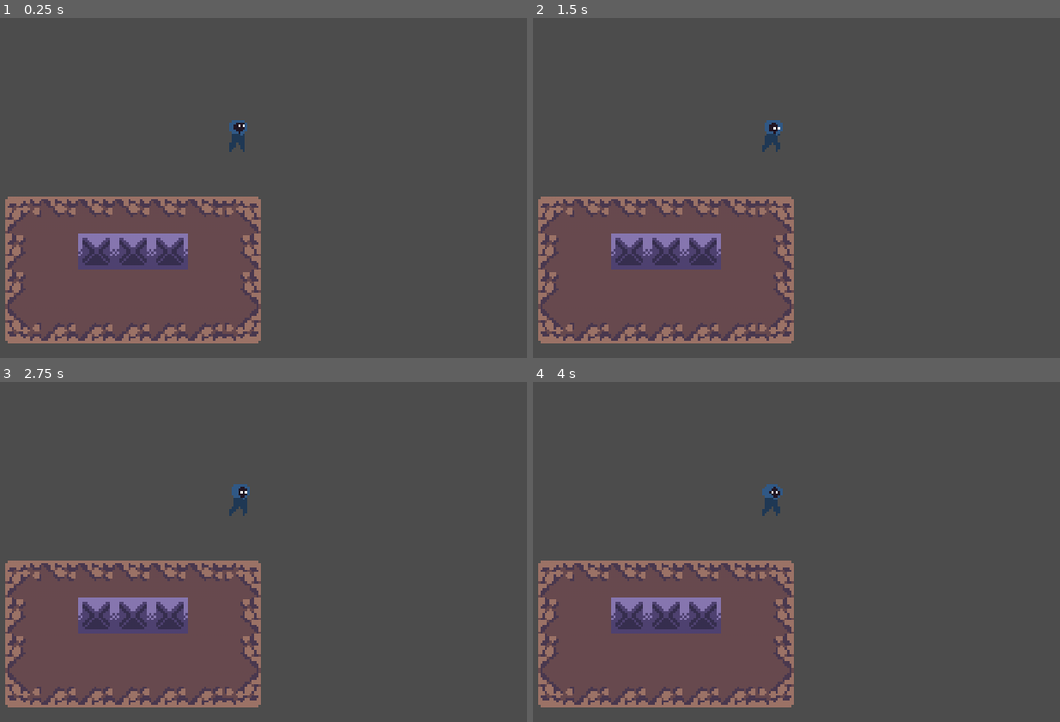
Above: before the commit, frames 1-4 (two rows, left to right).
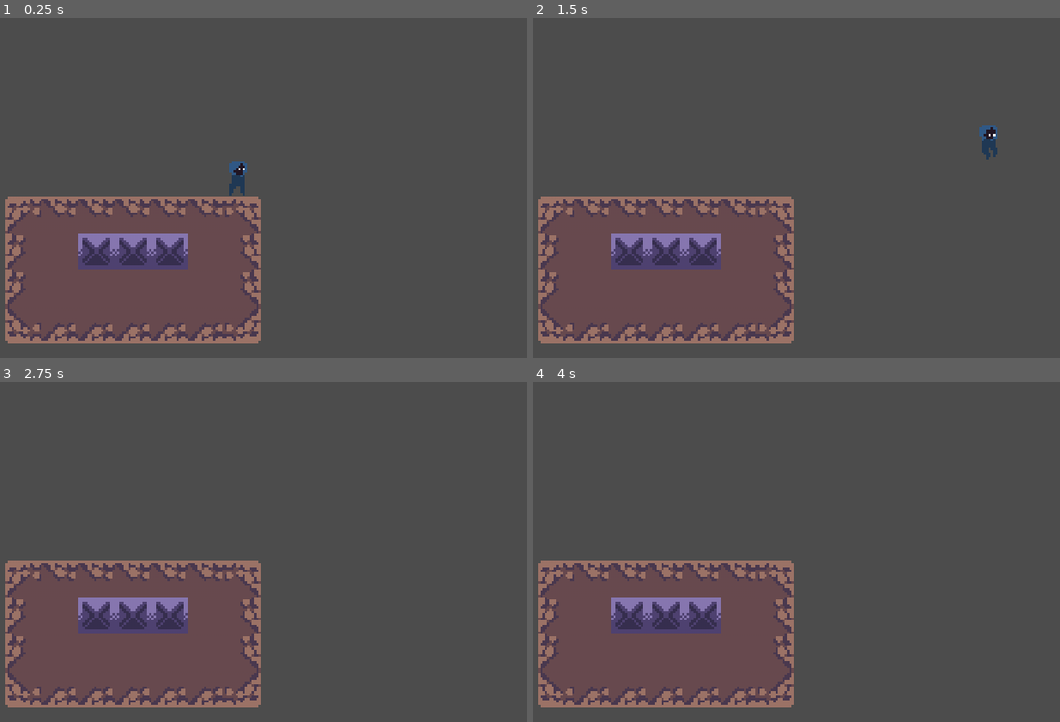
Above: after the commit, the same moments.

Repository: Wiper-GameDev/Aeroblaster
Game: Godot game, scene res://src/Game/Game.tscn
The game is run twice, just before and just after one commit, with the same random seed, the same clock (stepped at 60 frames per second) and the same inputs. Before the commit the project has no main scene; this scene is started directly in both runs.
Inputs:
- Up to frame 1 (0.25 s): no input
- Up to frame 2 (1.5 s): tap Enter at 0.5 s; hold Right (move_right) from 0.53 s (still down); tap W (jump) at 0.6, 0.77, 1.07, 1.35 s
- Up to frame 3 (2.75 s): tap W (jump) at 1.52, 1.82, 2.1 s; tap Space at 2 s; release Right (move_right) at 2.03 s; hold Left (move_left) from 2.03 s (still down)
- Up to frame 4 (4 s): tap Enter at 2.75 s; release Left (move_left) at 2.78 s; hold Right (move_right) from 2.78 s (still down); tap W (jump) at 2.85, 3.02, 3.32, 3.6, 3.77 s; tap Space at 3.5 s

The runs differ from the first frame. In frame 1, 0.5% of the frame differs, in the area x 43-47%, y 30-53%; in frame 2, 0.5%, in the area x 43-89%, y 30-42%; in frame 3, 0.2%; in frame 4, 0.2%.

Commit message:
Player Animation Working

Diff:
--- a/project.godot
+++ b/project.godot
@@ -11,6 +11,7 @@
 [application]
 
 config/name="Aeroblaster"
+run/main_scene="res://src/Game/Game.tscn"
 config/icon="res://icon.png"
 
 [display]
--- a/src/Actors/Player/Player.gd
+++ b/src/Actors/Player/Player.gd
@@ -3,8 +3,8 @@
 
 ### Variables
 # Export
-export var speed := Vector2(300, 1000)
-export var gravity := 4000.0
+export var speed := Vector2(300, 650)
+export var gravity := 2000.0
 export var MAX_JUMPS := 2
 
 # Process
@@ -21,32 +21,76 @@
 	$AnimatedSprite.play("idle")
 
 func _physics_process(delta: float) -> void:
+	# Reset Remaining Jumps
+	if is_on_floor():
+		remaining_jumps = MAX_JUMPS
+
+	# Getting Player Direction
 	var direction := get_direction()
-	var is_jump_interrupted := Input.is_action_just_released("jump") and _velocity.y < 0.0
 	_velocity = calculate_move_velocity(
 		_velocity,
 		direction,
-		speed,
-		is_jump_interrupted
+		speed
 		)
 	_velocity = move_and_slide(_velocity, FLOOR_NORMAL)
+
+	# Setting player flip
+	set_flip(direction)
+
+	# Changing Animations
+	change_animation(direction)
+
 
 
 func get_direction() -> Vector2:
 	return Vector2(
 		Input.get_action_strength("move_right") - Input.get_action_strength("move_left"),
-		-1 if (Input.is_action_just_pressed("jump") and is_on_floor() and remaining_jumps > 0) else 1
+		-1 if (Input.is_action_just_pressed("jump") and remaining_jumps > 0) else 1
 	)
+
+func set_flip(direction: Vector2) -> void:
+	"""
+	Set sprite flip according to direction
+	"""
+	$AnimatedSprite.flip_h = $AnimatedSprite.flip_h if direction.x == 0 else direction.x < 0
+
+
+func set_animation(anim: String) -> void:
+	if $AnimatedSprite.animation == anim:
+		return
+
+	$AnimatedSprite.play(anim)
+
+func change_animation(direction: Vector2) -> void:
+	if is_on_floor():
+		if abs(direction.x):
+			set_animation("run")
+		else:
+			set_animation("idle")
+	else:
+		if _velocity.y > 0:
+			set_animation("fall")
+		elif _velocity.y < 0:
+			set_animation("jump")
 
 func calculate_move_velocity(
 	linear_velocity: Vector2,
 	direction: Vector2,
-	speed: Vector2,
-	is_jump_interrupted : bool
+	speed: Vector2
 ) -> Vector2:
 	"""
 	Returns player move velocity
 	Handles: Jump, Movement (Left and Right)
 	"""
 	var out := linear_velocity
-	return Vector2.ZERO
+	out.x = speed.x * direction.x
+	out.y += gravity * get_physics_process_delta_time()
+
+	if direction.y == -1.0:
+		# Decreasing Remaining Jumps
+		remaining_jumps -= 1
+
+		out.y = speed.y * direction.y
+
+
+	return out
--- a/src/Actors/Player/Player.tscn
+++ b/src/Actors/Player/Player.tscn
@@ -26,7 +26,7 @@
 "frames": [ ExtResource( 14 ), ExtResource( 12 ), ExtResource( 11 ), ExtResource( 10 ) ],
 "loop": true,
 "name": "run",
-"speed": 5.0
+"speed": 8.0
 }, {
 "frames": [ ExtResource( 9 ), ExtResource( 6 ), ExtResource( 4 ), ExtResource( 5 ) ],
 "loop": true,
